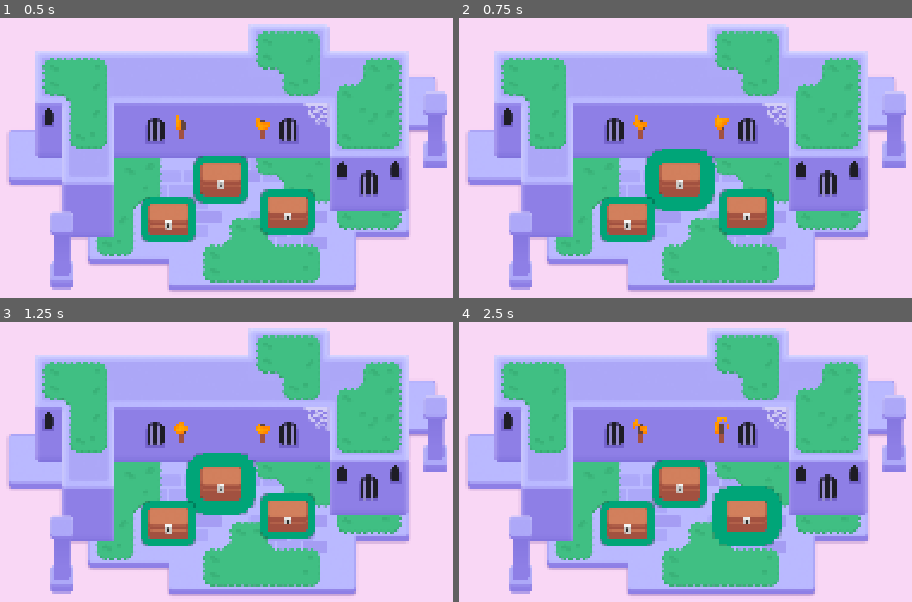
Above: before the commit, frames 1-4 (two rows, left to right).
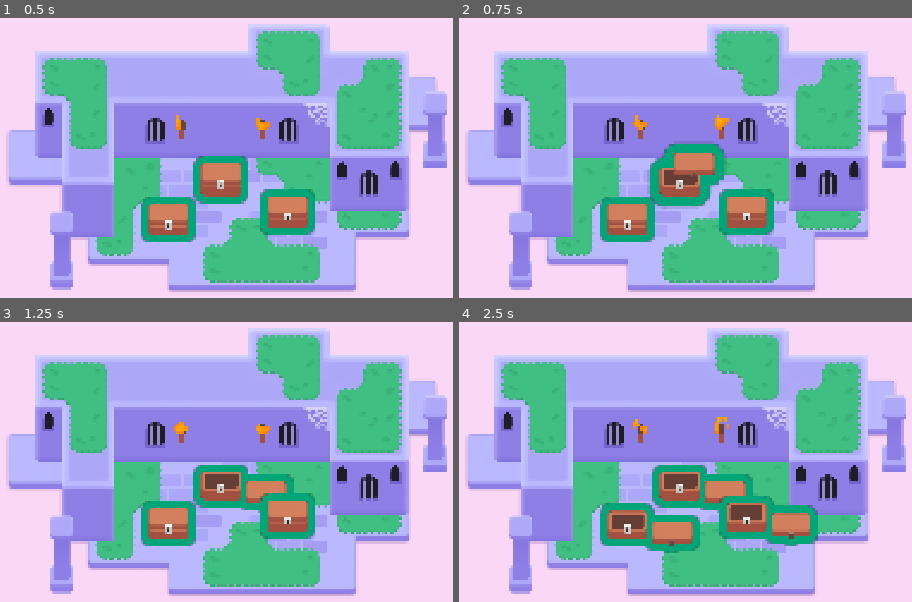
Above: after the commit, the same moments.

Repository: avchowgda/M6-Looting-
Game: Godot game, scene res://lessons/mini_dungeon.tscn
Two runs of this game, one before a commit and one after it. Both use one fixed random seed, a clock stepped at 60 frames per second and the inputs below.
Inputs (mouse positions are in pixels of both pictures, inside the frame that each line leads up to):
- Up to frame 1 (0.5 s): no input
- Up to frame 2 (0.75 s): tap Enter at 0.5 s; move the mouse to (680, 180) at 0.52 s; hold D (move_right) from 0.53 s (still down); tap Z at 0.6 s; click (680, 180) at 0.67 s
- Up to frame 3 (1.25 s): keep holding D (move_right); tap Space at 0.77 s
- Up to frame 4 (2.5 s): move the mouse to (626, 523) at 1.27 s; release D (move_right) at 1.28 s; hold S (move_down) 1.28-2.03 s; tap Z at 1.35, 2.1 s; click (626, 523) at 1.42 s; tap Space at 1.52 s; move the mouse to (744, 515) at 2.02 s; hold D (move_right) from 2.03 s (still down); click (744, 515) at 2.17 s

Frame 1 is identical in both runs. In frame 2, 2.2% of the frame differs, in the area x 41-60%, y 43-69%; in frame 3, 2.6%; in frame 4, 6.4%, in the area x 31-80%, y 49-83%.

Commit message:
M6L5 finished

Diff:
--- a/lessons/chest/chest.gd
+++ b/lessons/chest/chest.gd
@@ -1,6 +1,19 @@
 extends Area2D
 
 @onready var canvas_group: CanvasGroup = $CanvasGroup
+@onready var animation_player: AnimationPlayer = $AnimationPlayer
+
+var is_open := false
+
+func _input_event(viewport: Viewport, event: InputEvent, shape_index: int):
+	var event_is_mouse_click: bool = (
+		event is InputEventMouseButton and
+		event.button_index == MOUSE_BUTTON_LEFT and
+		event.is_pressed()
+	)
+
+	if event_is_mouse_click:
+		open()
 
 func set_outline_thickness(new_thickness: float) -> void:
 	canvas_group.material.set_shader_parameter("line_thickness", new_thickness)
@@ -11,9 +24,18 @@
 	canvas_group.material.set_shader_parameter("line_thickness", 3.0)
 
 func _on_mouse_entered() -> void:
+	if is_open:
+		return
 	var tween := create_tween()
 	tween.tween_method(set_outline_thickness,3.0,6.0,0.08)
 
 func _on_mouse_exited() -> void:
+	if is_open:
+		return
 	var tween := create_tween()
 	tween.tween_method(set_outline_thickness,6.0,3.0,0.08)
+
+func open() -> void:
+	animation_player.play("open")
+
+	input_pickable = false
